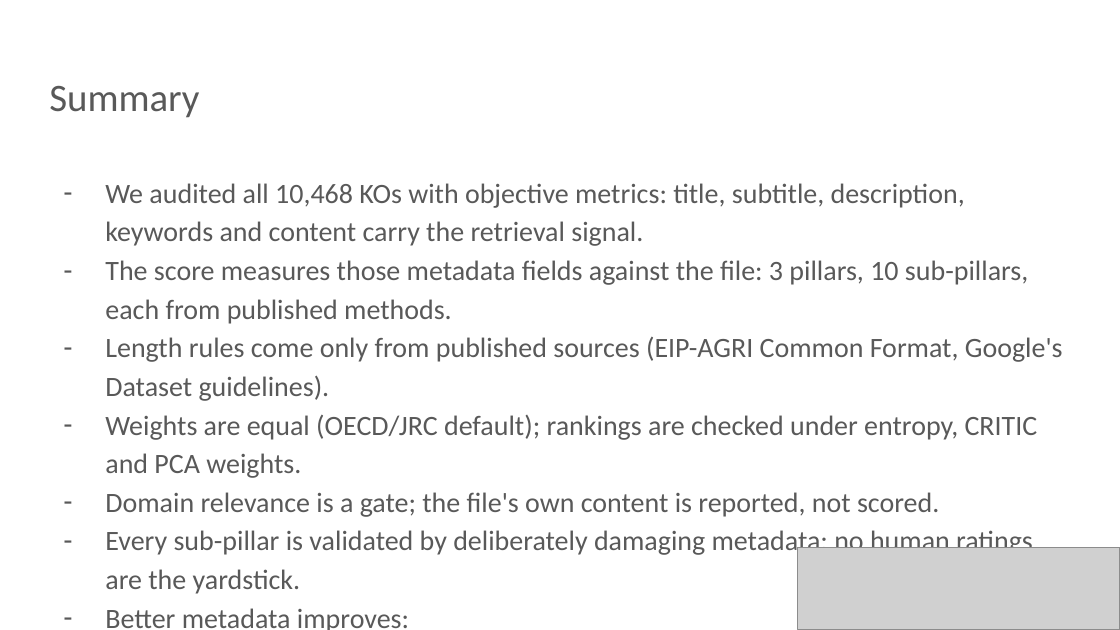
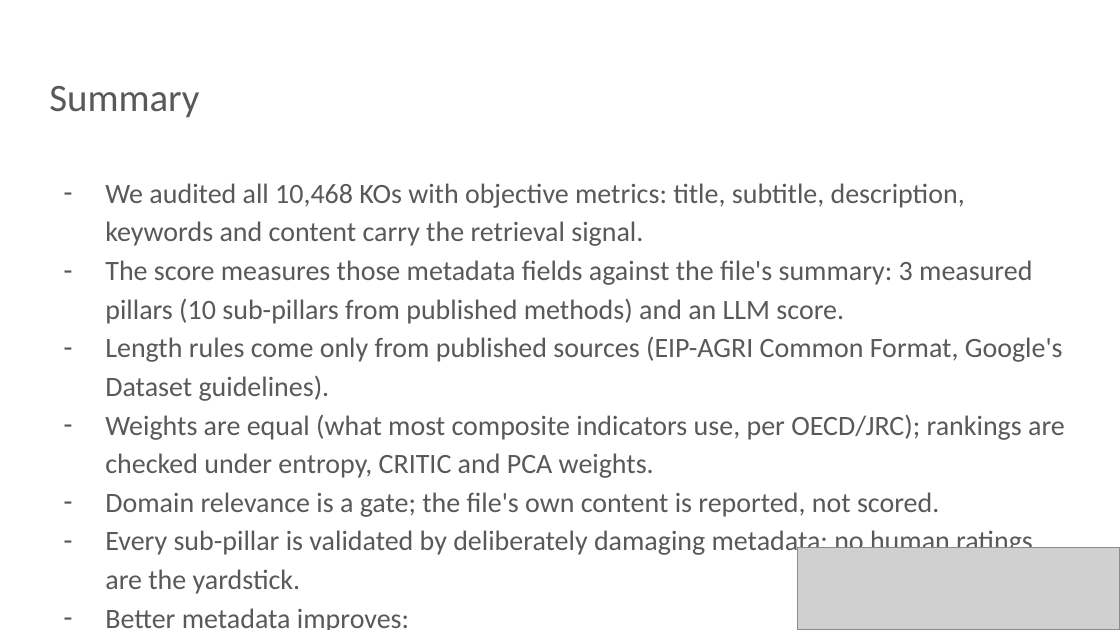
Before and after one commit to pranavnbapat/euf_ko_quality_assessor, a slide deck: slide 34 of assess_ko_quality/docs/EUF KO Quality.pptx. Drawn at 1120x630 pixels with LibreOffice and Linux fonts; fonts in the diff are those of the drawing; grey boxes stand for pictures. Boxes give left, top, right and bottom in pixels: in the first picture for what was removed or moved away, otherwise in the second. Text is boxed around its words. In the diff, an @@ line names an element or a change of style, - is before the commit and + after.

Commit message:
Add opt-in resummarisation, generated LLM metadata and the LLM pillar; curate dependencies and refresh the docs

```diff
--- a/assess_ko_quality/docs/EUF KO Quality.pptx
+++ b/assess_ko_quality/docs/EUF KO Quality.pptx
@@ text at [105, 260, 1032, 324]: text changed @@
-– The score measures those metadata fields against the file: 3 pillars, 10 sub-pillars, each from published methods.
+– The score measures those metadata fields against the file's summary: 3 measured pillars (10 sub-pillars from published methods) and an LLM score.
@@ text at [105, 415, 1065, 478]: text changed @@
-– Weights are equal (OECD/JRC default); rankings are checked under entropy, CRITIC and PCA weights.
+– Weights are equal (what most composite indicators use, per OECD/JRC); rankings are checked under entropy, CRITIC and PCA weights.
```
Also in this commit, not shown: 3 other slides changed, 43 other files.
